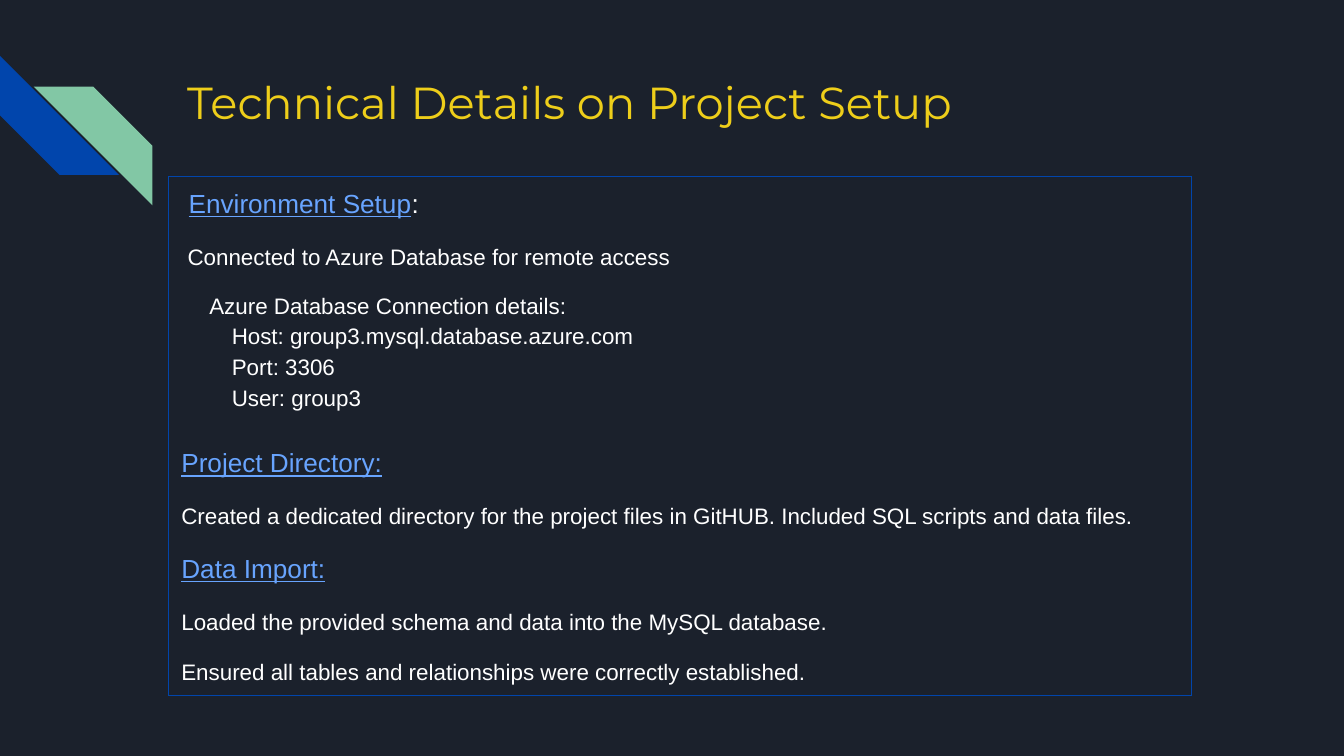
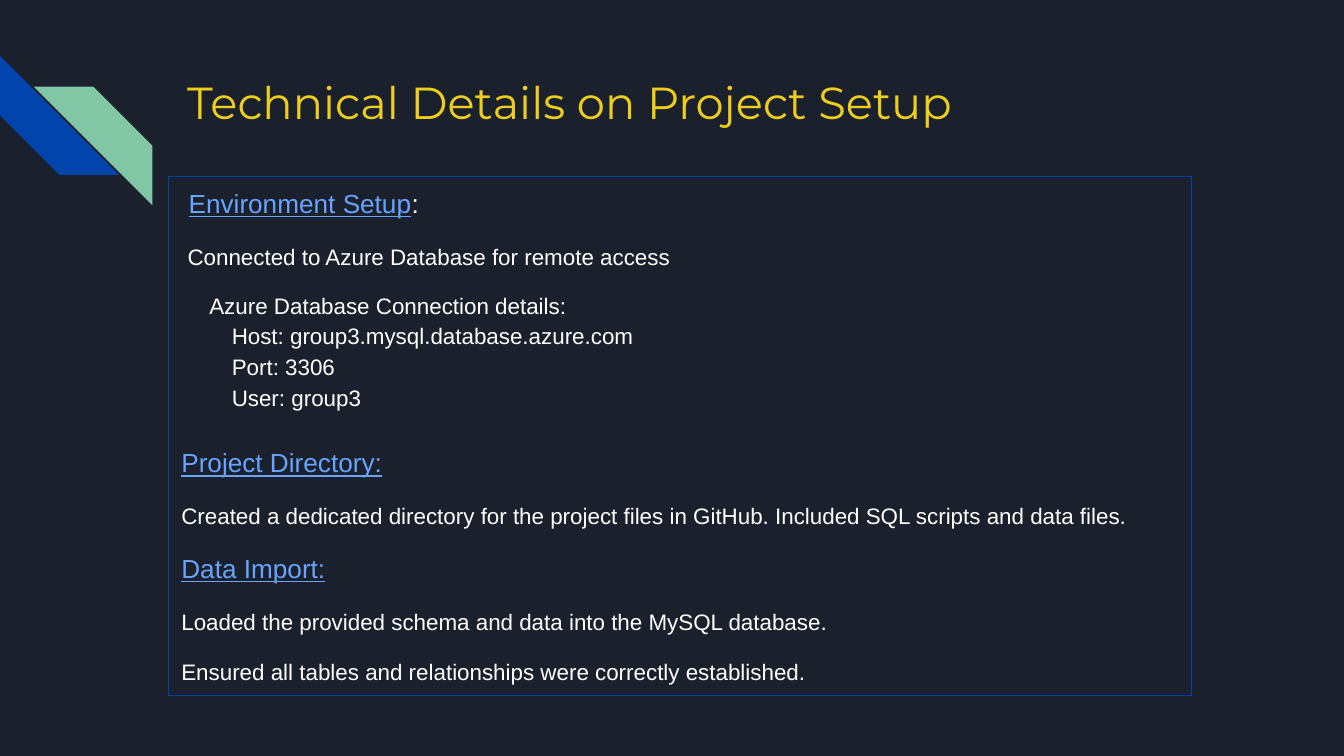
Before and after one commit to Manju-crz/sql_mini_project, a slide deck: slide 3 of SQL Miniproject Group 3 - Bike Store.pptx. Drawn at 1344x756 pixels with LibreOffice and Linux fonts; fonts in the diff are those of the drawing. Boxes give left, top, right and bottom in pixels: in the first picture for what was removed or moved away, otherwise in the second. Text is boxed around its words. In the diff, an @@ line names an element or a change of style, - is before the commit and + after.

```diff
--- a/SQL Miniproject Group 3 - Bike Store.pptx
+++ b/SQL Miniproject Group 3 - Bike Store.pptx
@@ text in rectangle at (181, 507, 1126, 529): text changed @@
-Created a dedicated directory for the project files in GitHUB. Included SQL scripts and data files.
+Created a dedicated directory for the project files in GitHub. Included SQL scripts and data files.
```
Also in this commit, not shown: 13 other slides changed, 4 slides added, 7 slides removed.
